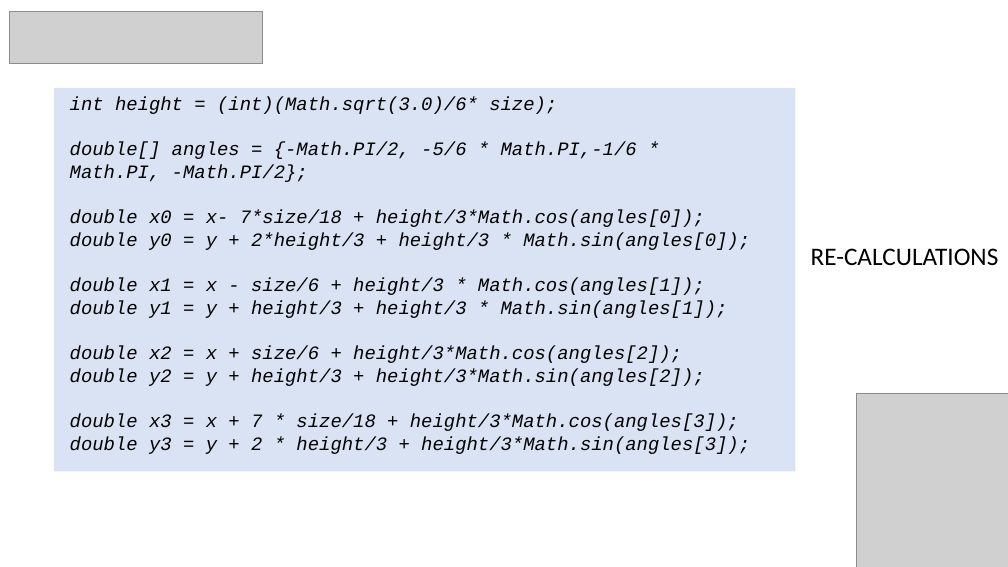
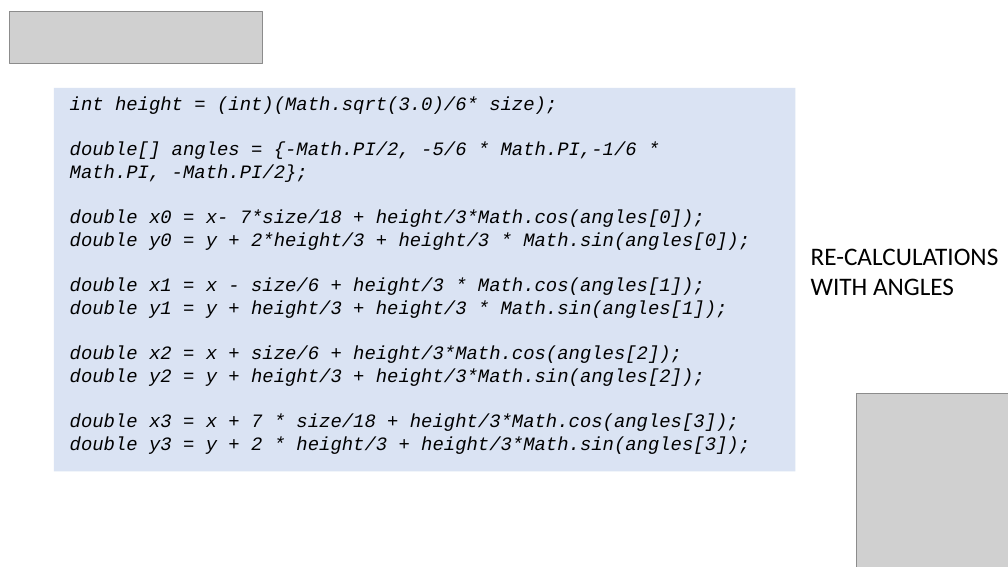
Before and after one commit to green-fox-academy/nguyenannie, a slide deck: slide 15 of week-03/Demo-week03.pptx (slide 13 before the commit). Drawn at 1008x567 pixels with LibreOffice and Linux fonts; fonts in the diff are those of the drawing; grey boxes stand for pictures. Boxes give left, top, right and bottom in pixels: in the first picture for what was removed or moved away, otherwise in the second. Text is boxed around its words. In the diff, an @@ line names an element or a change of style, - is before the commit and + after.

```diff
--- a/week-03/Demo-week03.pptx
+++ b/week-03/Demo-week03.pptx
@@ text at (x1=811, y1=278, x2=954, y2=295): paragraph added @@
+WITH ANGLES
```
Also in this commit, not shown: 3 other slides changed, 14 slides added, 5 slides removed, 6 other files.
